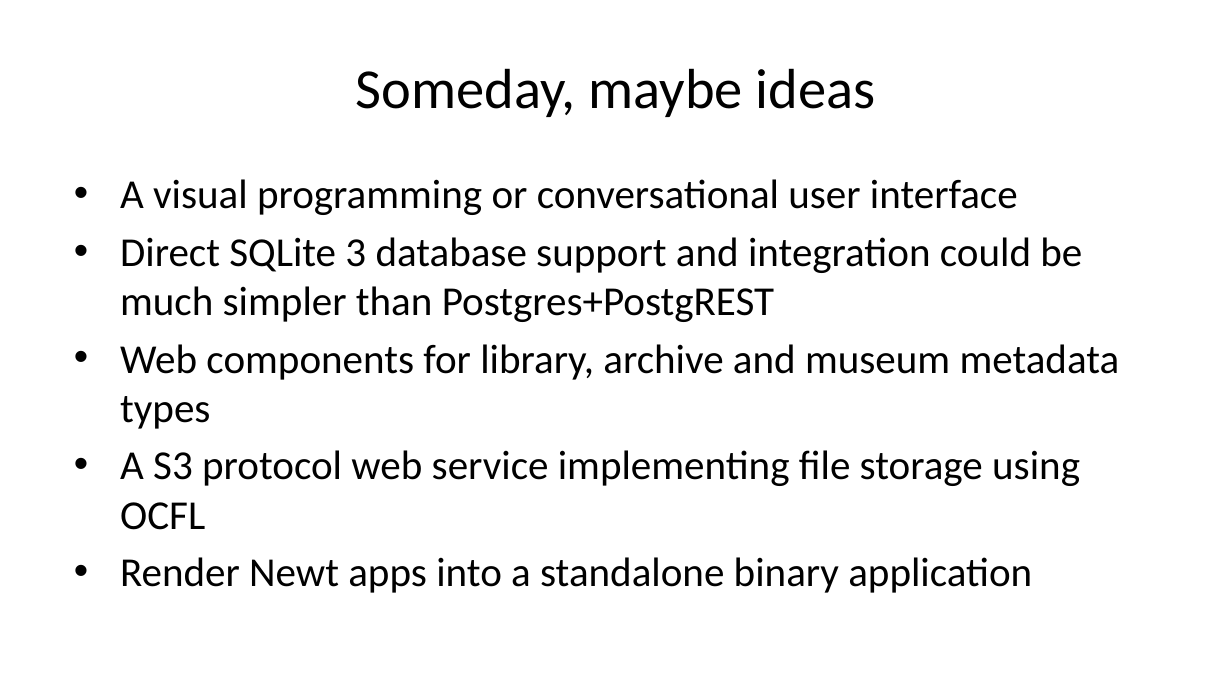
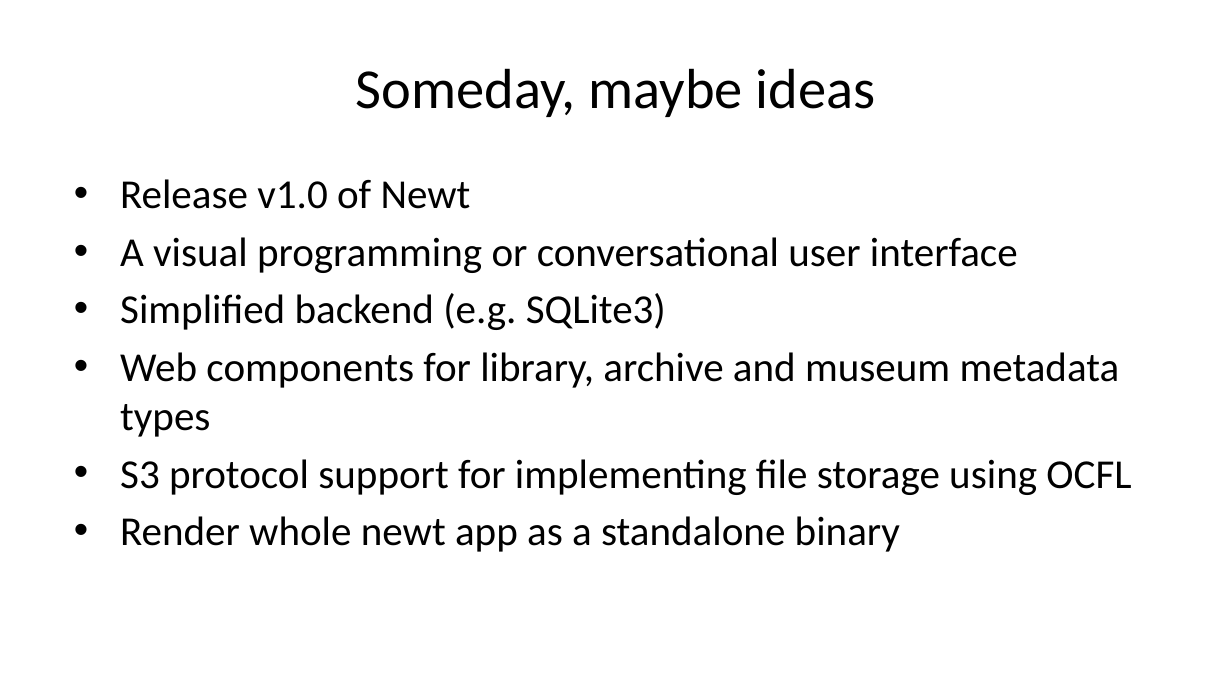
Before and after one commit to caltechlibrary/newt, a slide deck: slide 23 of presentation3/newt-p3.pptx (slide 24 before the commit). Drawn at 1232x693 pixels with LibreOffice and Linux fonts; fonts in the diff are those of the drawing. Boxes give left, top, right and bottom in pixels: in the first picture for what was removed or moved away, otherwise in the second. Text is boxed around its words. In the diff, an @@ line names an element or a change of style, - is before the commit and + after.

```diff
--- a/presentation3/newt-p3.pptx
+++ b/presentation3/newt-p3.pptx
@@ text at [120,179,471,209]: paragraph added @@
+• Release v1.0 of Newt
@@ text at [120,293,666,330]: text changed @@
-• Direct SQLite 3 database support and integration could be much simpler than Postgres+PostgREST
+• Simplified backend (e.g. SQLite3)
@@ text at [120,459,1131,552]: text changed @@
-• A S3 protocol web service implementing file storage using OCFL
-• Render Newt apps into a standalone binary application
+• S3 protocol support for implementing file storage using OCFL
+• Render whole newt app as a standalone binary
```
Also in this commit, not shown: 7 other slides changed, 1 slide removed, 48 other files.
